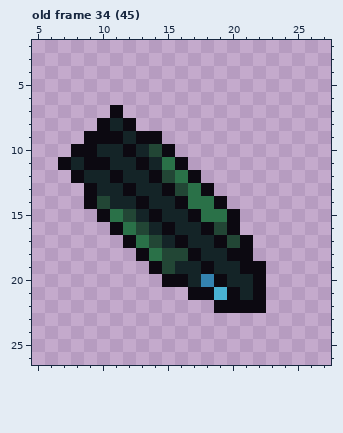
One commit to this pixel-art file: Content/Source/Player.ase. This is how it looked before the edit.
32x32 pixels, 36 frames. Shown: old frame 34 (45): x 5..27, y 2..26. The commit also changed other frames, which this record leaves out.
Once edited:
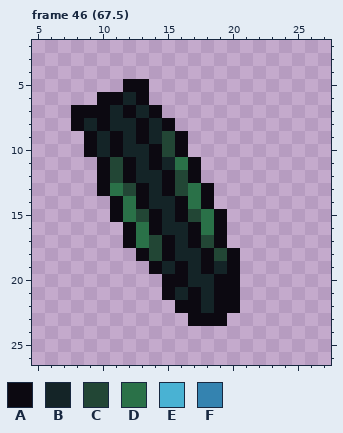
Palette (. is transparent): A #0c0911  B #142427  C #224635  D #2a7148  E #49b2d3  F #3483b0
A new or re-ordered frame is compared with the old frame closest to it.
Change:
frames 36 -> 48
Changed rows in their new state; - is an unchanged pixel.
Frame 46 (67.5) is new; against old frame 34 (45):
first column x 7:
 5 -----AA---------
 6 ---AABA---------
 7 -AAABABA--------
 8 -AB--BABA-------
 9 ---B---BCA------
10 -.--AB-ACA------
11 ...-CABABDA-----
12 -..ACA-BAC------
13 --.ADCA---------
14 --..AD-----A.---
15 ---.ADC--AC-A.--
16 ----.ADAB-ADA.--
17 --------ABAC-..-
18 -------CABBAC-.-
19 --------BA---A..
20 -----------B-A..
21 --------AB-BA-..
22 ---------AAB--..
23 ----------AAA---
